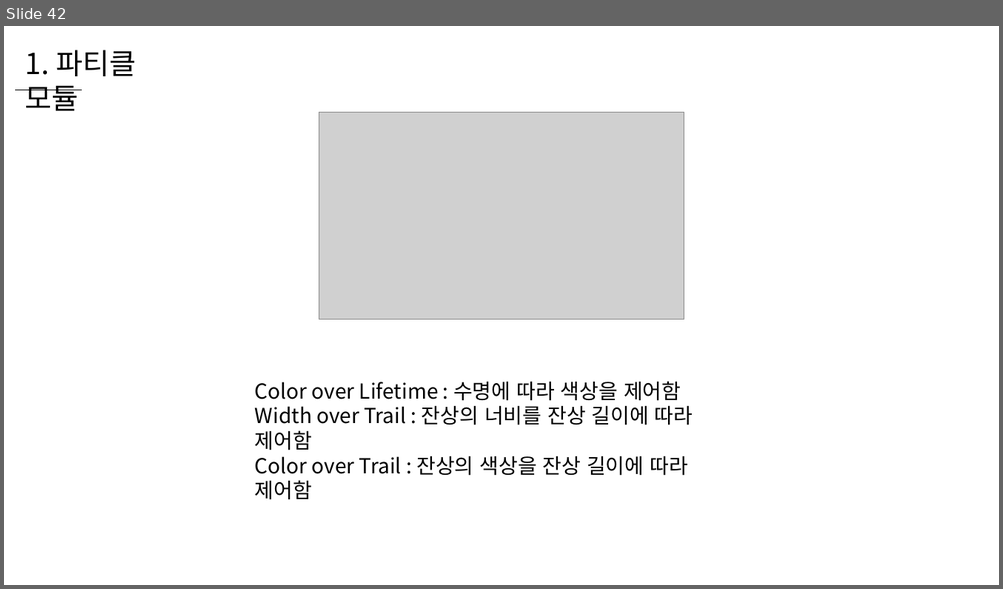
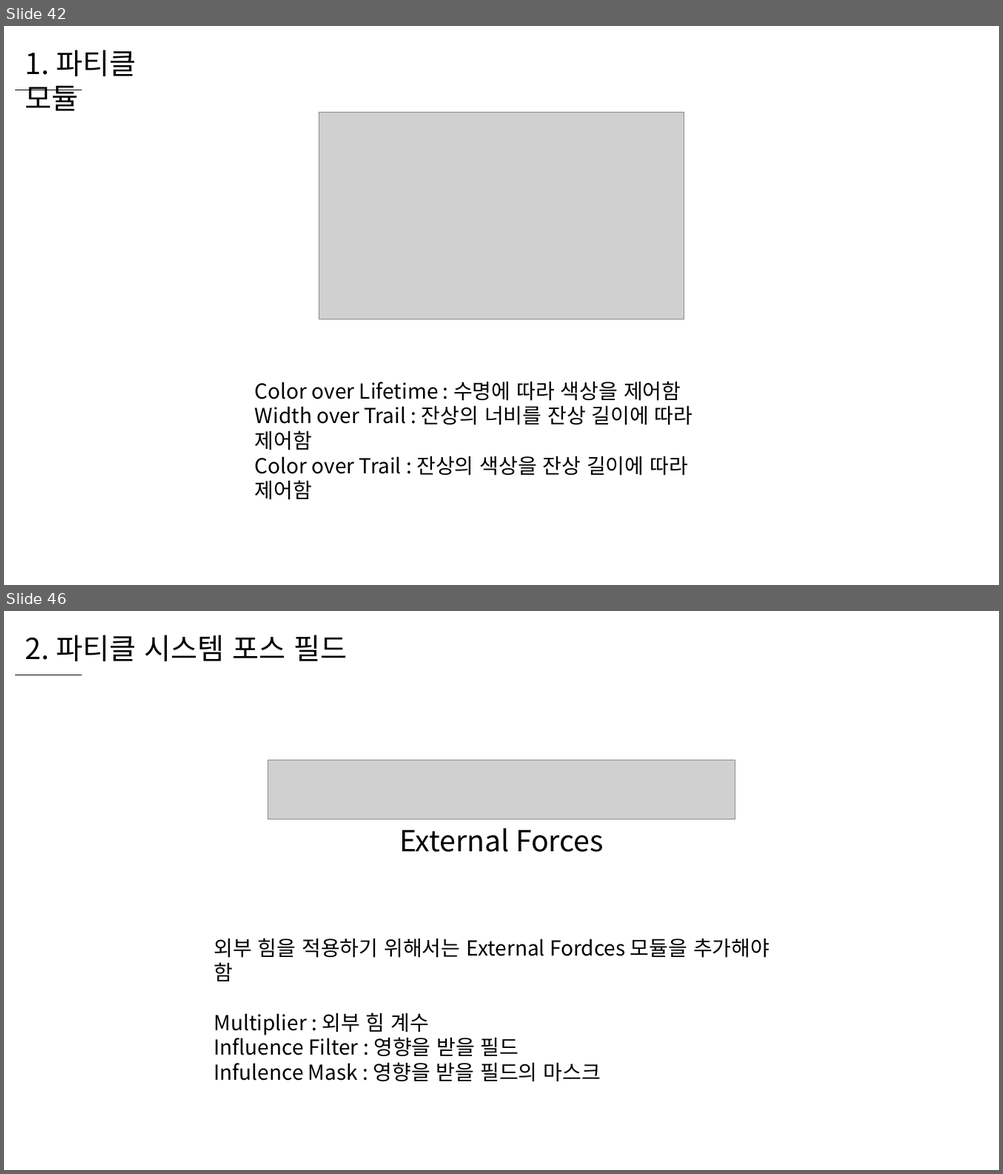
Before and after one commit to WooLyung/2022-Unity-Lecture, a slide deck: 3 - 파티클 응용.pptx. Shown one above the other, each under a label of ours: slide 42 before the commit, slides 42 and 46 after it; the slides between them are not shown. The pictures are 1003x589 and 1003x1174 pixels, drawn with LibreOffice and Linux fonts; fonts in the diff are those of the drawing; grey boxes stand for pictures. Boxes give left, top, right and bottom in pixels: in the first picture for what was removed or moved away, otherwise in the second. Text is boxed around its words. In the diff, an @@ line names an element or a change of style, - is before the commit and + after.

```diff
--- a/3 - 파티클 응용.pptx
+++ b/3 - 파티클 응용.pptx
@@ slide 46 added at bbox=[4, 611, 999, 1170], background #FFFFFF @@
@@ text added at bbox=[25, 635, 347, 661], 28 pt, text #000000 @@
+2. 파티클 시스템 포스 필드
@@ line added from (14, 675) to (82, 675), #000000 0.5 pt @@
@@ picture added at bbox=[268, 760, 735, 819] @@
@@ text added at bbox=[399, 828, 603, 852], 28 pt, text #000000 @@
+External Forces
@@ text added at bbox=[214, 938, 769, 1082], 20 pt, text #000000 @@
+외부 힘을 적용하기 위해서는 External Fordces 모듈을 추가해야 함
+Multiplier : 외부 힘 계수
+Influence Filter : 영향을 받을 필드
+Infulence Mask : 영향을 받을 필드의 마스크
```
Also in this commit, not shown: 1 slide changed, 35 other slides added, 48 other files.
